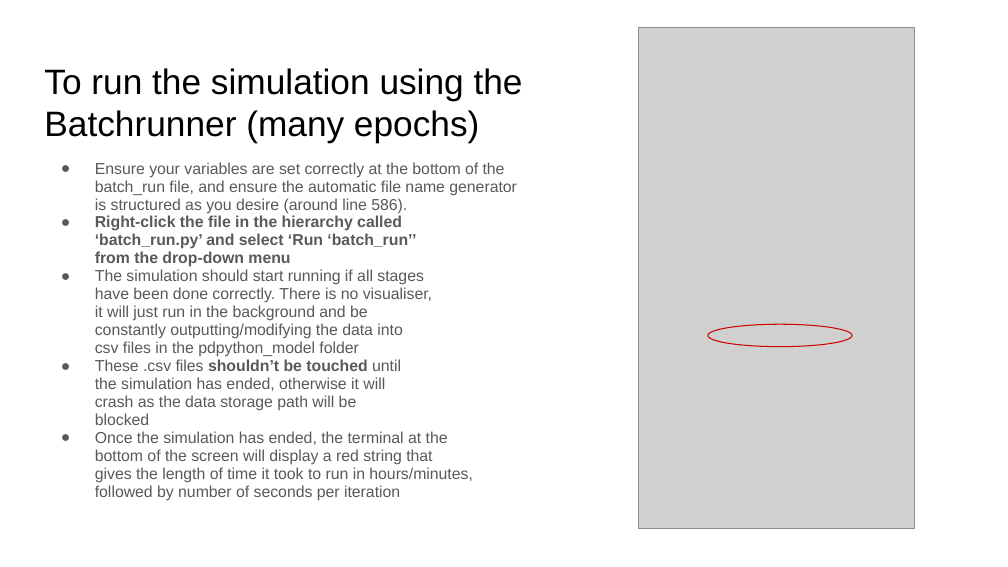
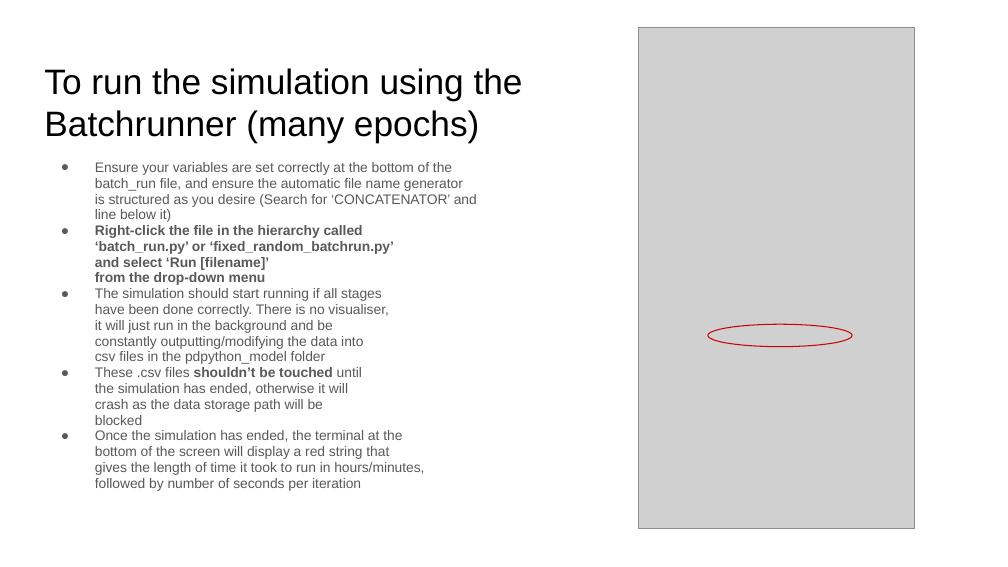
Before and after one commit to seifely/pdpython, a slide deck: slide 11 of pdpython_model/Setup and Run Instructions.pptx. Drawn at 1008x567 pixels with LibreOffice and Linux fonts; fonts in the diff are those of the drawing; grey boxes stand for pictures. Boxes give left, top, right and bottom in pixels: in the first picture for what was removed or moved away, otherwise in the second. Text is boxed around its words. In the diff, an @@ line names an element or a change of style, - is before the commit and + after.

```diff
--- a/pdpython_model/Setup and Run Instructions.pptx
+++ b/pdpython_model/Setup and Run Instructions.pptx
@@ text at (95, 162, 477, 285): text changed; size 11.2 to 9.9 pt @@
-● Ensure your variables are set correctly at the bottom of the
-  batch_run file, and ensure the automatic file name generator
-  is structured as you desire (around line 586).
-● Right-click the file in the hierarchy called
-  ‘batch_run.py’ and select ‘Run ‘batch_run’’
-  from the drop-down menu
+● Ensure your variables are set correctly at the bottom of the
+  batch_run file, and ensure the automatic file name generator
+  is structured as you desire (Search for ‘CONCATENATOR’ and
+  line below it)
+● Right-click the file in the hierarchy called
+  ‘batch_run.py’ or ‘fixed_random_batchrun.py’
+  and select ‘Run [filename]’
+  from the drop-down menu
@@ text at (95, 288, 424, 491): size 11.2 to 9.9 pt in "The simulation should start running if all ...", "These .csv files shouldn’t be touched until ...", "Once the simulation has ended, the terminal ..." @@
```
Also in this commit, not shown: 2 other slides changed, 1 slide added, 1 slide removed, 4 other files.
